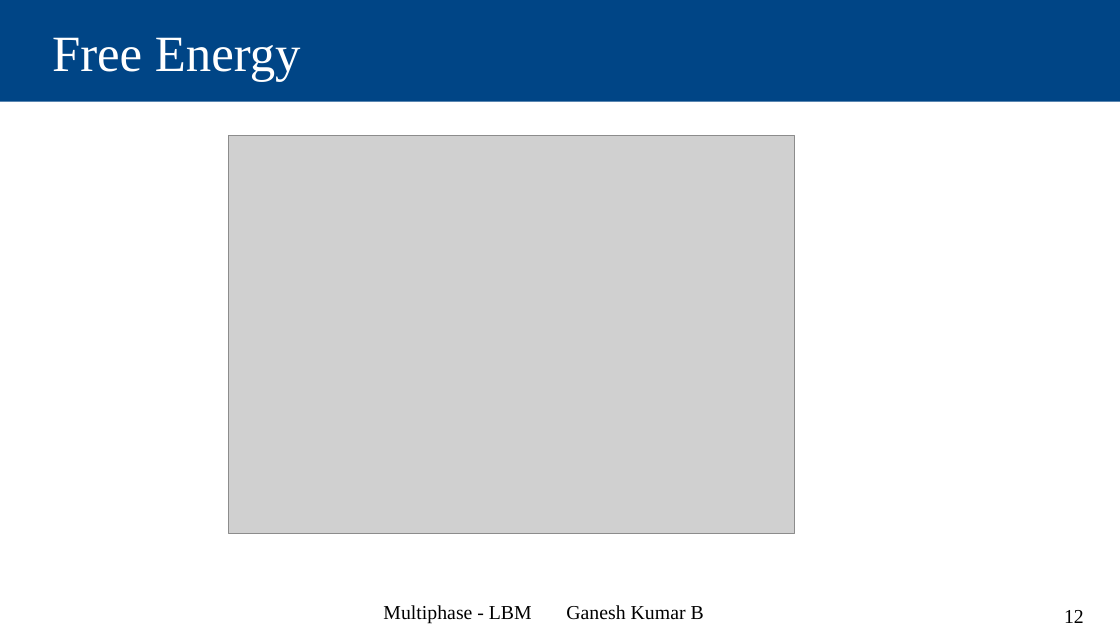
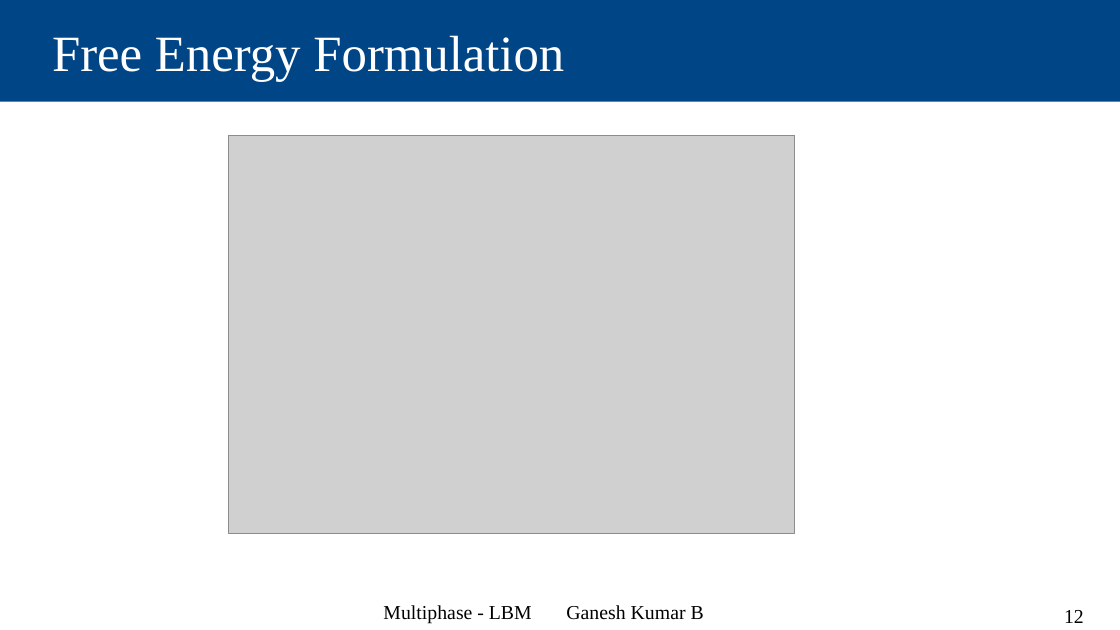
Before and after one commit to Ganesh-Kumar-B/multiphase_ppts, a slide deck: slide 12 of Multiphase_LBM.odp. Drawn at 1120x630 pixels with LibreOffice and Linux fonts; fonts in the diff are those of the drawing; grey boxes stand for pictures. Boxes give left, top, right and bottom in pixels: in the first picture for what was removed or moved away, otherwise in the second. Text is boxed around its words. In the diff, an @@ line names an element or a change of style, - is before the commit and + after.

```diff
--- a/Multiphase_LBM.odp
+++ b/Multiphase_LBM.odp
@@ title at <box>52,35,564,81</box>: text changed @@
-Free Energy
+Free Energy Formulation
```
Also in this commit, not shown: 8 other slides changed.
